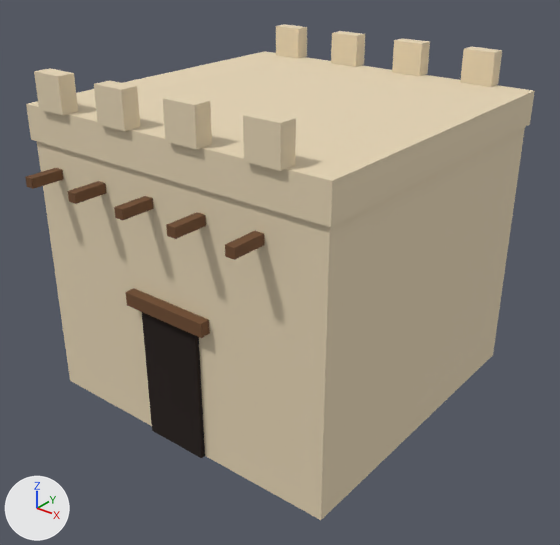
What one commit did to the glTF model assets/buildings/house_a.glb.
Rendered twice from a 50 mm lens placed at (6.74, -8.43, 7.05), pointed at (0.16, -0.21, 1.95). The axes (+X, +Y, +Z) are drawn at lower left. The lights are the same throughout. The picture after the commit comes second. Vertices at exactly the same position are counted once.

The first picture shows 'House'.
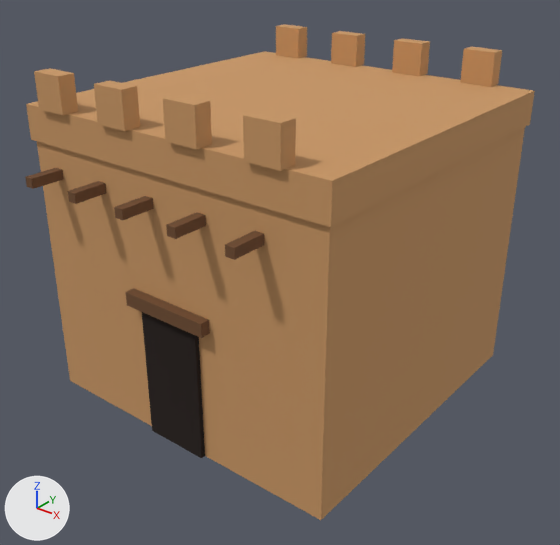
What the commit changed:
Material 'Mud1' (mat_mud1) is new.
Its base color is (0.584, 0.309, 0.127) (orange #c99764).
Its roughness is 0.95.
me_house has 136 vertices, 204 faces and spans x -2.55..2.55, y -2.81..2.81, z 0.0..5.0.
me_house is used by ob_house; location (0.0, 0.0, 0.0).
me_house part 1: all 120 faces that had it switch from mat_lime (beige #e6d5b5) to mat_mud1 (orange #c99764).

Location of each change, (x1, y1, x2, y2) in pixels of the pictures (560 x 545 px):
part 1 of me_house, recoloured (beige to orange)
    both: (26, 24, 535, 520)
